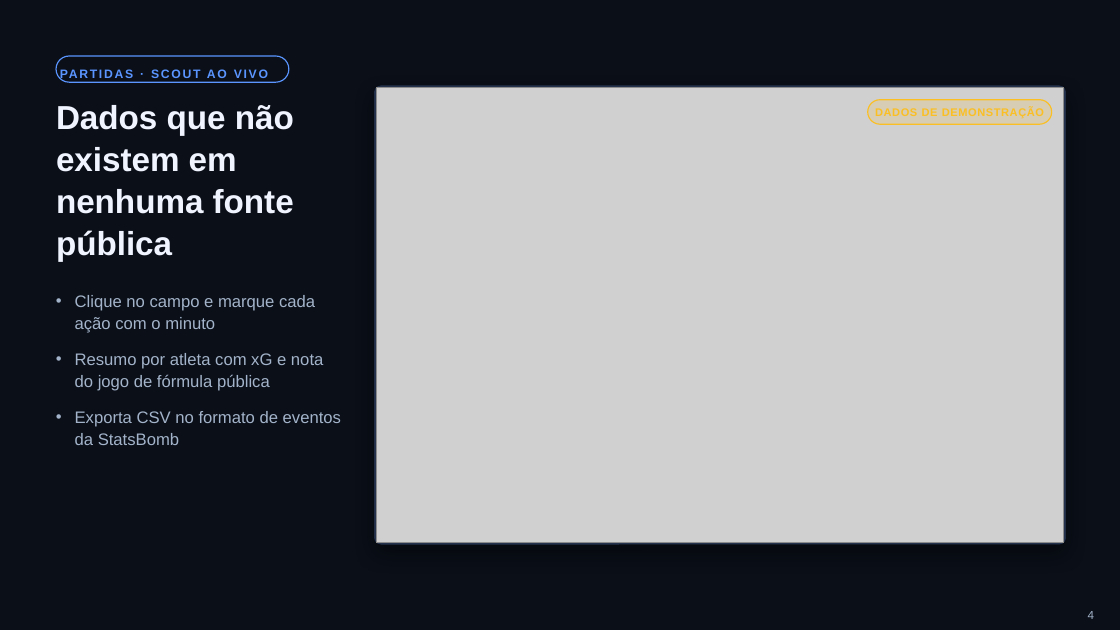
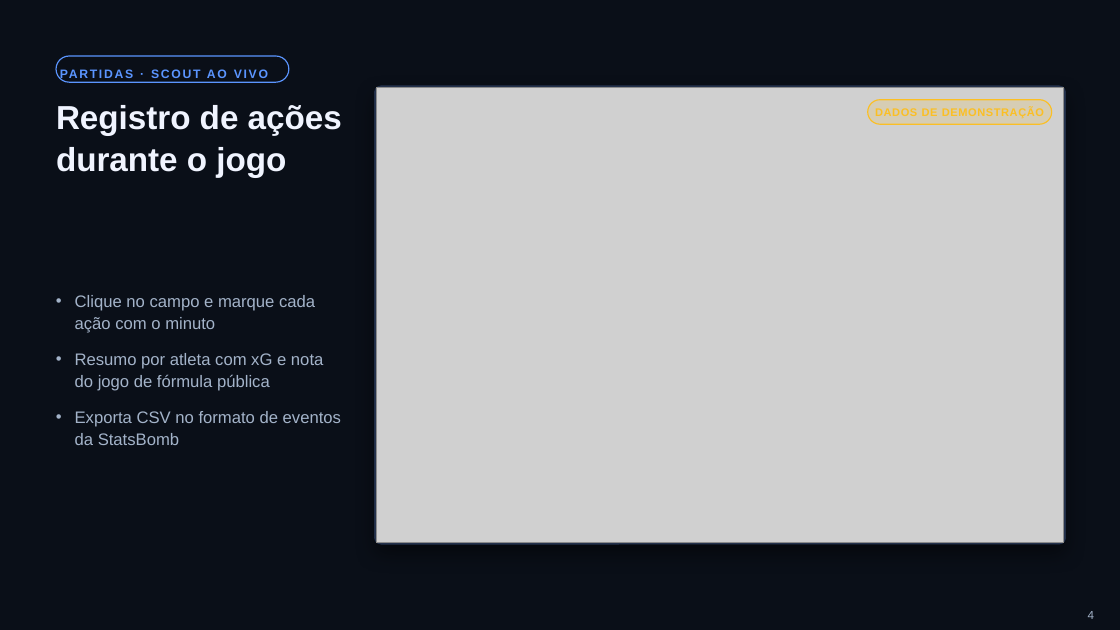
Before and after one commit to cborba733/Capixastat, a slide deck: slide 4 of CapixaStat_Apresentacao.pptx. Drawn at 1120x630 pixels with LibreOffice and Linux fonts; fonts in the diff are those of the drawing; grey boxes stand for pictures. Boxes give left, top, right and bottom in pixels: in the first picture for what was removed or moved away, otherwise in the second. Text is boxed around its words. In the diff, an @@ line names an element or a change of style, - is before the commit and + after.

```diff
--- a/CapixaStat_Apresentacao.pptx
+++ b/CapixaStat_Apresentacao.pptx
@@ title at <box>56,105,342,178</box>: text changed @@
-Dados que não existem em nenhuma fonte pública
+Registro de ações durante o jogo
```
Also in this commit, not shown: 7 other slides changed, 2 slides added, 2 slides removed, 2 other files.
